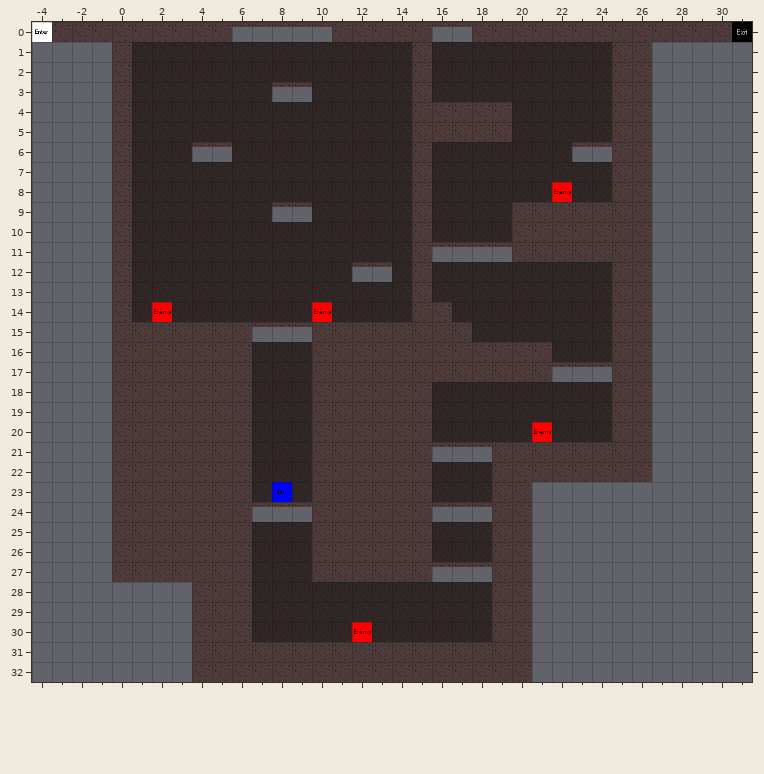
Tiled map -- Tiled/Hell/2.tmx. This is how it looked before the edit.
Cells are 32x32 px. Shown: x -4..31, y 0..32.
After the commit:
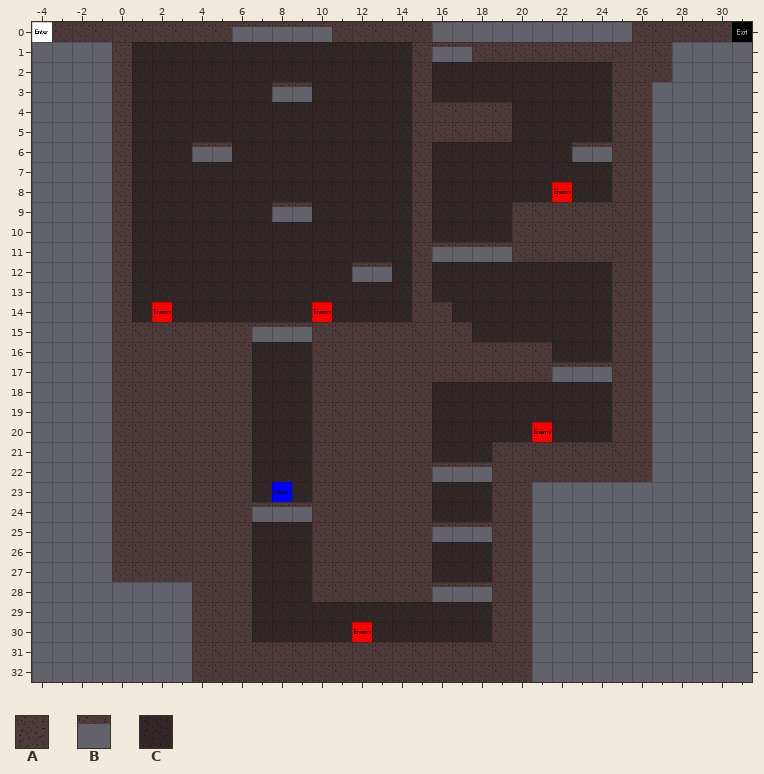
Key: from "tileset": A 5, B 10, C 15.
_ is an empty cell.
Tiles replaced or removed in this view: A, B, C.
Edits made:
Changed rows in their new state; . is an unchanged cell.
Layer "Calque de Tuiles 1":
first column x 16:
 0 __________..
 1 BBAAAAAAA..A
 2 ...........A
first column x 10:
21 ......CCC
22 ......BBB
24 ......CCC
25 ......BBB
27 ......CCC
28 AAAAAABBB
Pixel boxes of the changes (left, top, right, bottom) in both pictures:
changed: (432, 22, 632, 62)
added: (652, 42, 672, 82)
changed: (432, 442, 492, 482)
changed: (432, 502, 492, 542)
changed: (312, 562, 492, 602)
